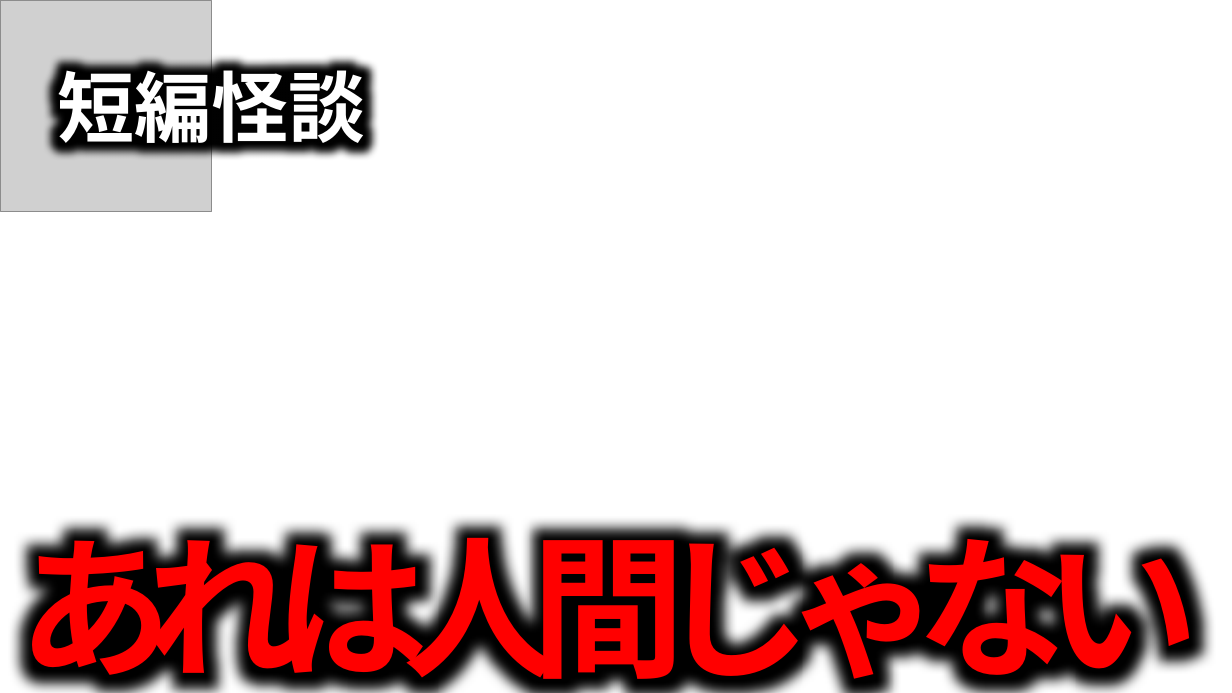
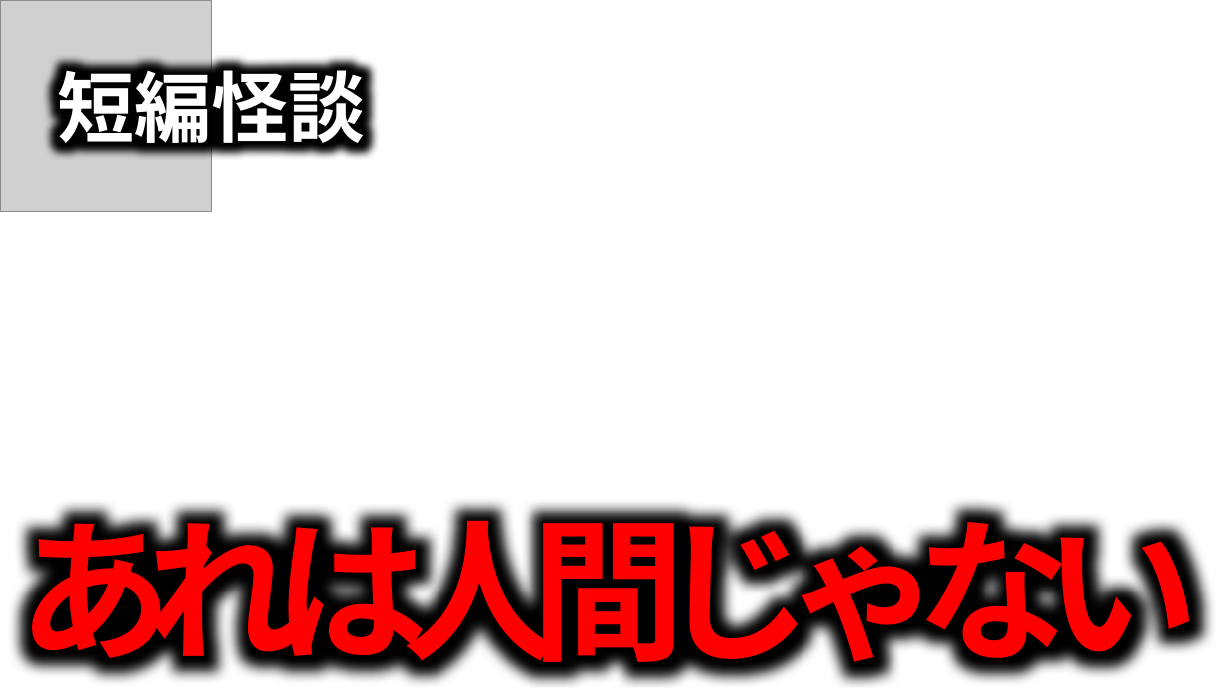
Before and after one commit to takeko333/ContentGenerator, a slide deck: slide 4 of bkup/Channels/ほたてまだこ/サムネイル_Horror.pptx. Drawn at 1232x693 pixels with LibreOffice and Linux fonts; fonts in the diff are those of the drawing; grey boxes stand for pictures; background and template pictures are left out. Boxes give left, top, right and bottom in pixels: in the first picture for what was removed or moved away, otherwise in the second. Text is boxed around its words. In the diff, an @@ line names an element or a change of style, - is before the commit and + after.

```diff
--- a/bkup/Channels/ほたてまだこ/サムネイル_Horror.pptx
+++ b/bkup/Channels/ほたてまだこ/サムネイル_Horror.pptx
@@ text "あれは人間じゃない" rewrapped from <box>18,509,1198,693</box> to <box>18,492,1198,686</box> @@
```
Also in this commit, not shown: 1 other slide changed.
